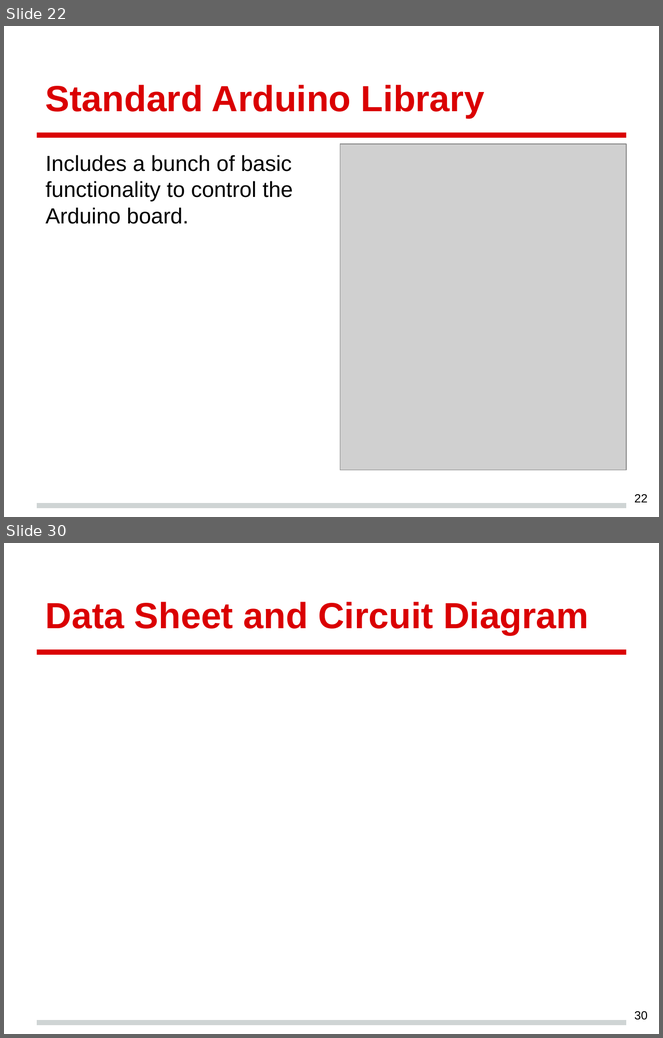
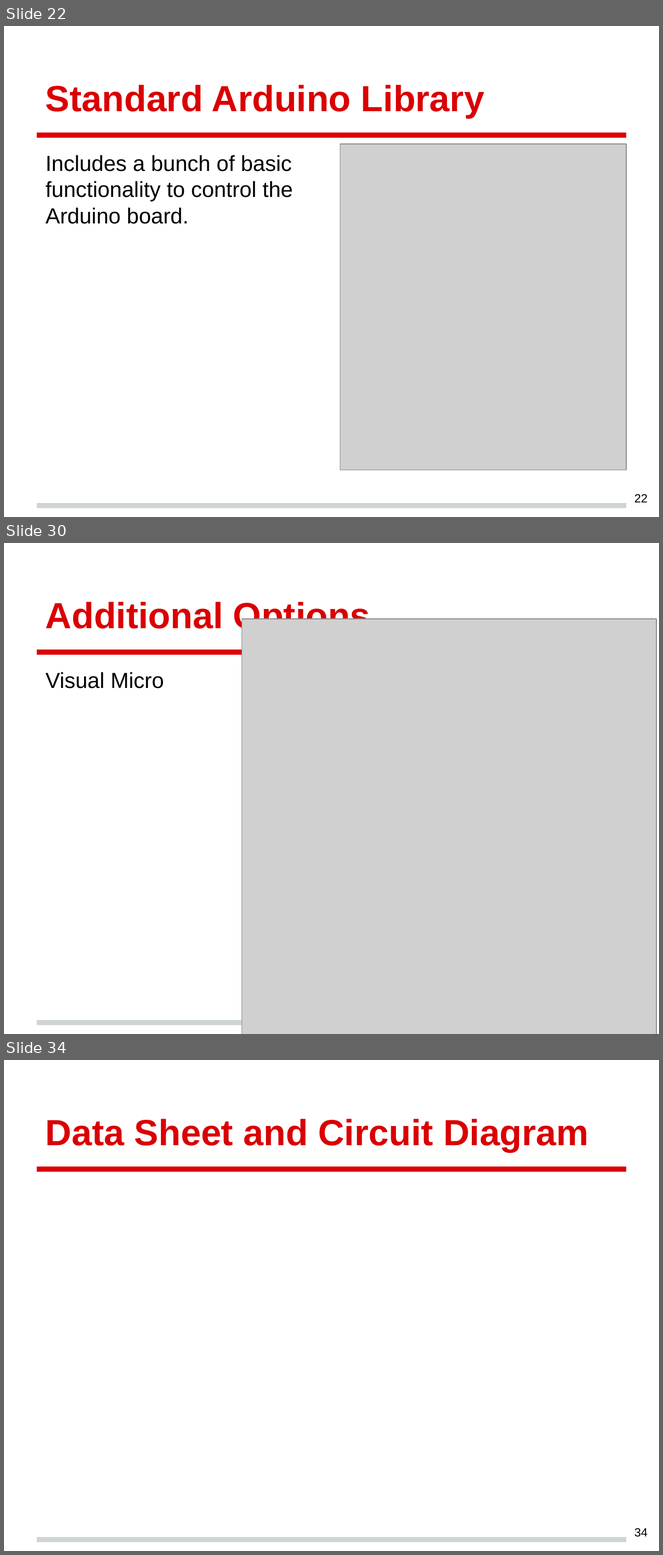
Before and after one commit to crgallac/Course, a slide deck: CourseHaplet.pptx. Shown one above the other, each under a label of ours: slides 22 and 30 before the commit, slides 22, 30 and 34 after it; the slides between them are not shown. The pictures are 663x1038 and 663x1555 pixels, drawn with LibreOffice and Linux fonts; fonts in the diff are those of the drawing; grey boxes stand for pictures. Boxes give left, top, right and bottom in pixels: in the first picture for what was removed or moved away, otherwise in the second. Text is boxed around its words. In the diff, an @@ line names an element or a change of style, - is before the commit and + after.

```diff
--- a/CourseHaplet.pptx
+++ b/CourseHaplet.pptx
@@ slide 30 added at <box>4,543,659,1034</box>, background #FFFFFF; not listed: 2 template elements that a slide beside it also shows @@
@@ title added at <box>46,599,371,635</box>, 30 pt, text #DA0002, bold @@
+Additional Options
@@ picture added at <box>242,619,657,1034</box> @@
@@ text added at <box>46,672,164,689</box>, 18 pt, text #000000 @@
+Visual Micro
@@ what was slide 30 is now slide 34 @@
@@ page number at <box>635,1529,648,1537</box>: text changed @@
-30
+34
```
Also in this commit, not shown: 10 slides changed, 11 other slides added, 2 slides removed, 6 other files.
